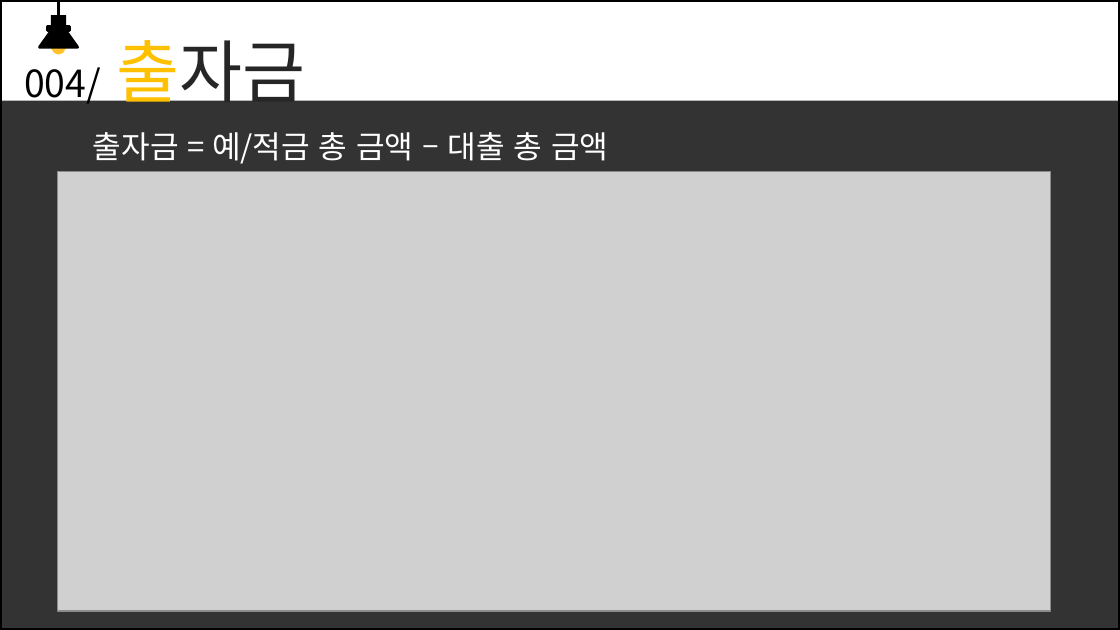
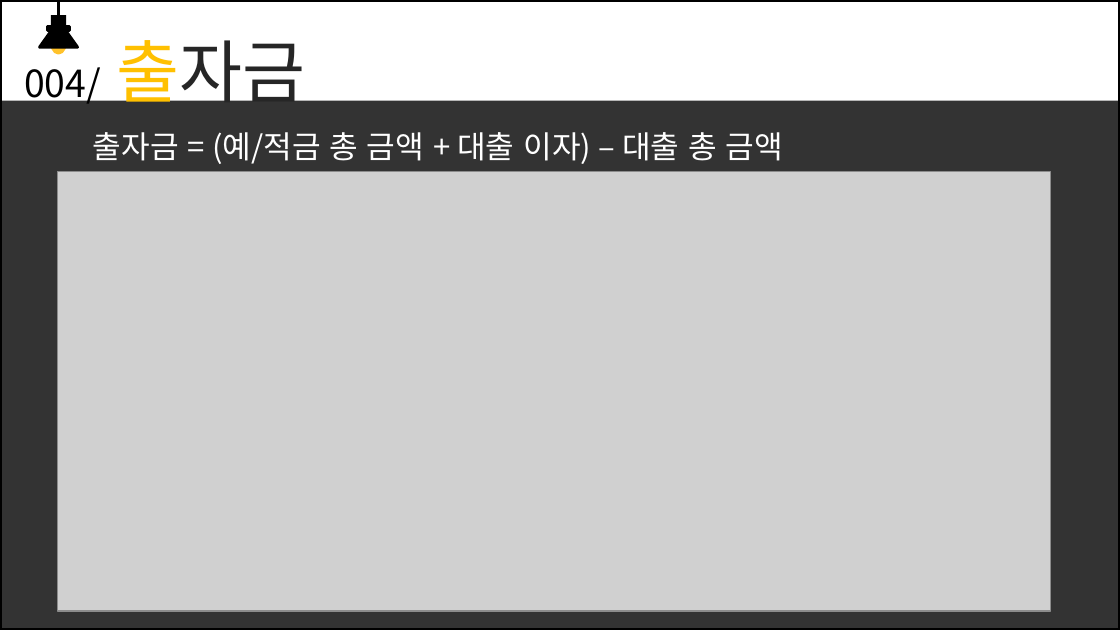
Before and after one commit to jyh0131/YN_bank, a slide deck: slide 10 of WebContent/file/JSP 프레젠테이션.pptx. Drawn at 1120x630 pixels with LibreOffice and Linux fonts; fonts in the diff are those of the drawing; grey boxes stand for pictures; background and template pictures are left out. Boxes give left, top, right and bottom in pixels: in the first picture for what was removed or moved away, otherwise in the second. Text is boxed around its words. In the diff, an @@ line names an element or a change of style, - is before the commit and + after.

```diff
--- a/WebContent/file/JSP 프레젠테이션.pptx
+++ b/WebContent/file/JSP 프레젠테이션.pptx
@@ text at [93, 132, 782, 164]: text changed @@
-출자금 = 예/적금 총 금액 – 대출 총 금액
+출자금 = (예/적금 총 금액 + 대출 이자) – 대출 총 금액
```
Also in this commit, not shown: 4 other slides changed, 2 other files.
